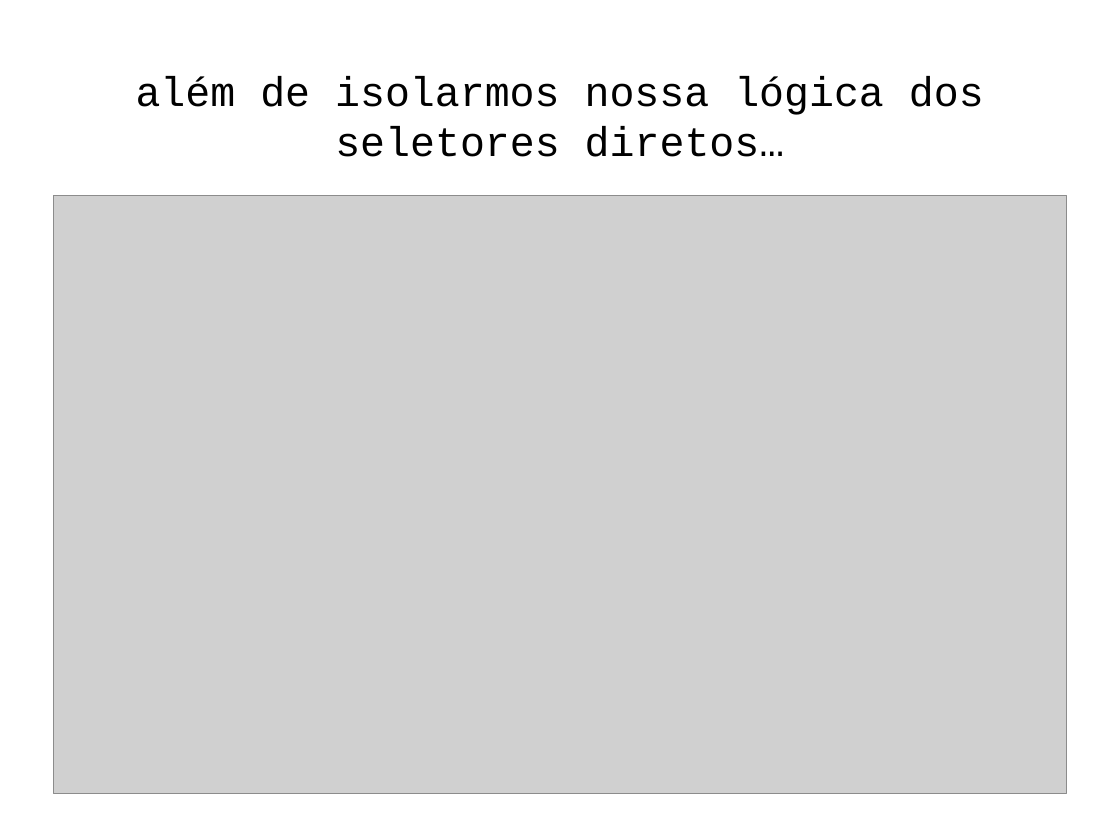
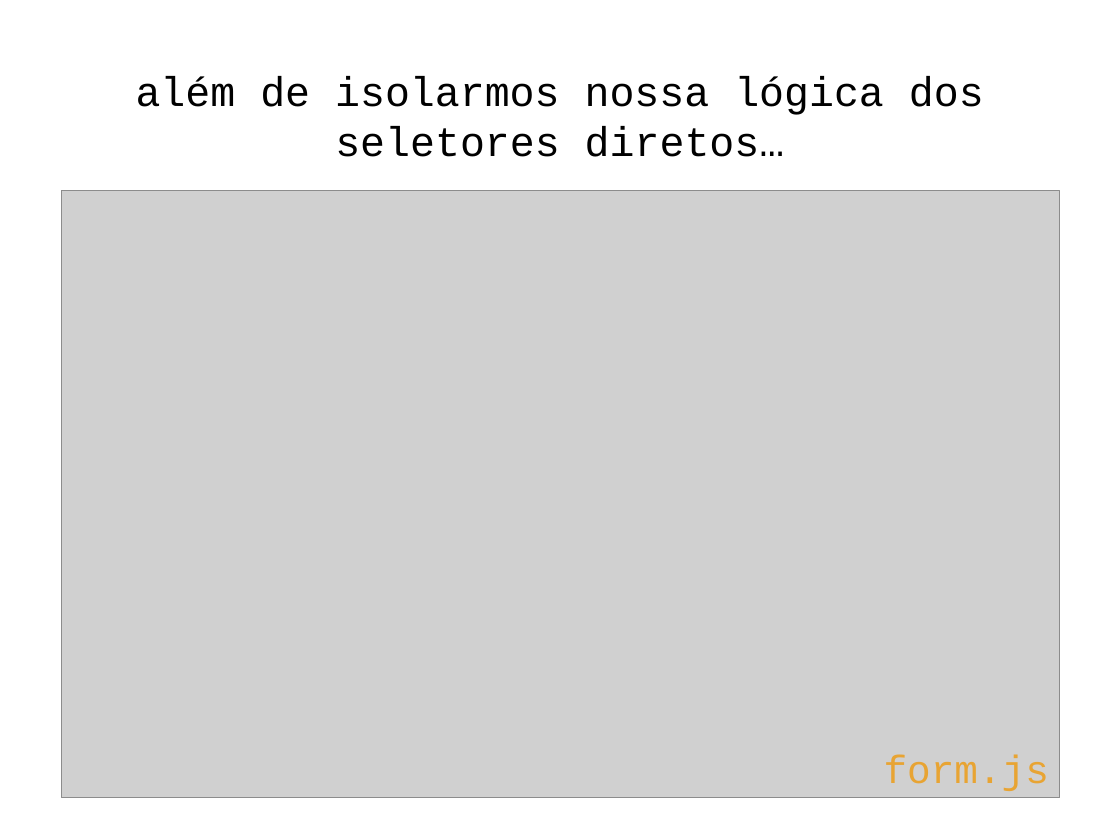
Before and after one commit to romulocollopy/segregated-dom-keynote, a slide deck: slide 12 of segregated dom v2.pptx. Drawn at 1120x840 pixels with LibreOffice and Linux fonts; fonts in the diff are those of the drawing; grey boxes stand for pictures. Boxes give left, top, right and bottom in pixels: in the first picture for what was removed or moved away, otherwise in the second. Text is boxed around its words. In the diff, an @@ line names an element or a change of style, - is before the commit and + after.

```diff
--- a/segregated dom v2.pptx
+++ b/segregated dom v2.pptx
@@ picture: place and size @@
-picture at (54, 195, 1067, 794)
+picture at (61, 191, 1060, 798)
@@ text added at (884, 755, 1049, 791), 36 pt, text #E8A433 @@
+form.js
```
Also in this commit, not shown: 5 other slides changed, 2 other files.
